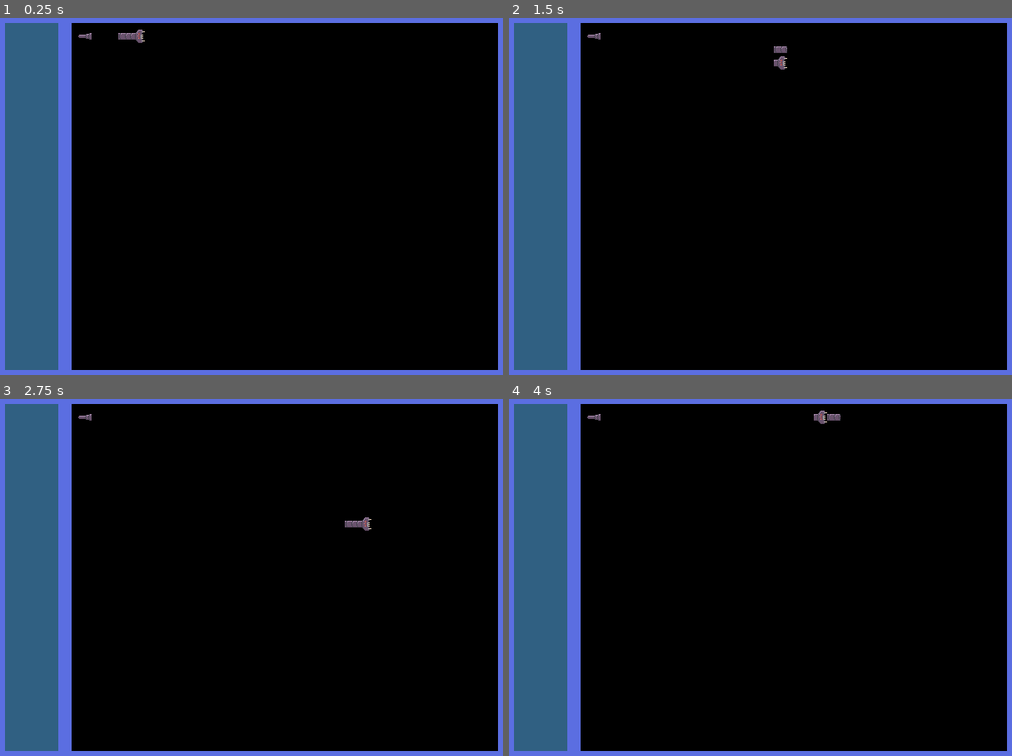
Above: before the commit, frames 1-4 (two rows, left to right).
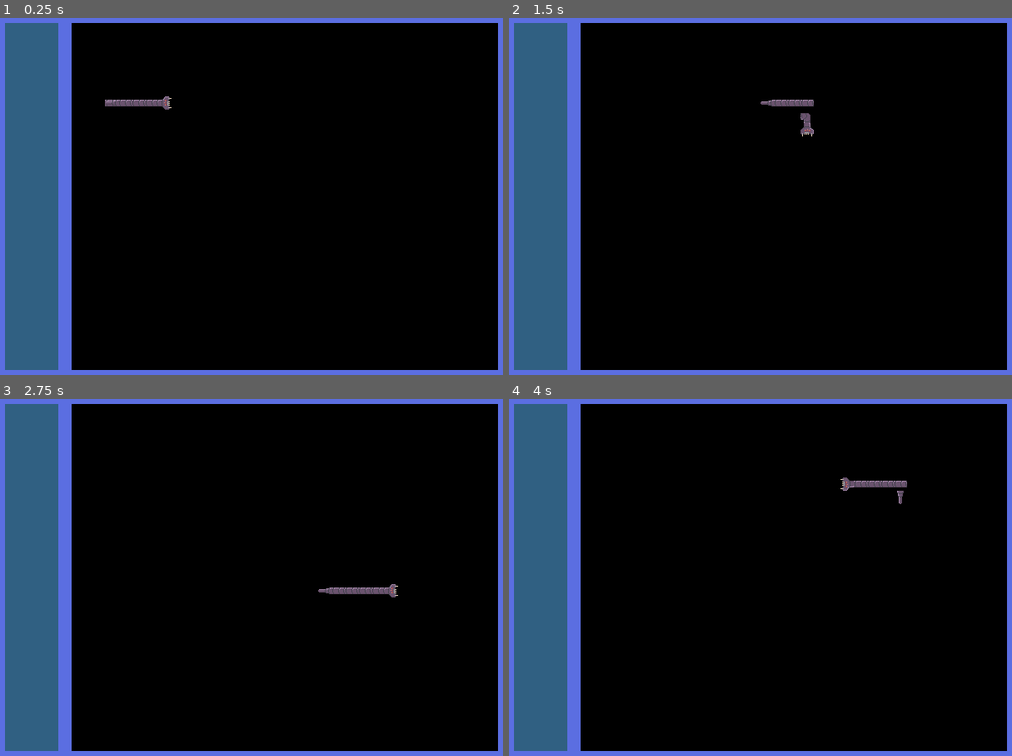
Above: after the commit, the same moments.

Repository: Isaac-Salas/BigMode-GameJam-2025
Game: Godot game, scene res://Scenes/Levels/Snake-Level/node_2d.tscn
Same seed, same stepped clock (60 frames per second), same inputs: the game is played once before the commit and once after it. This scene is started directly instead of the project's main scene.
Inputs:
- Up to frame 1 (0.25 s): no input
- Up to frame 2 (1.5 s): hold Right (ui_right) 0.53-1.28 s; hold Down (ui_down) from 1.28 s (still down)
- Up to frame 3 (2.75 s): release Down (ui_down) at 2.03 s; hold Right (ui_right) from 2.03 s (still down)
- Up to frame 4 (4 s): release Right (ui_right) at 2.78 s; hold Up (ui_up) 2.78-3.53 s; hold Left (ui_left) from 3.53 s (still down)

The runs differ from the first frame. In frame 1, 0.4% of the frame differs, in the area x 15-35%, y 3-26%; in frame 2, 0.4%; in frame 3, 0.4%, in the area x 15-80%, y 4-56%; in frame 4, 0.4%.

Commit message:
Snake works!
Remember to set index when creating a segment

Diff:
--- a/Scenes/Levels/Snake-Level/Segment/segment.tscn
+++ b/Scenes/Levels/Snake-Level/Segment/segment.tscn
@@ -1,7 +1,9 @@
-[gd_scene load_steps=8 format=3 uid="uid://bujmgm1kjflx1"]
+[gd_scene load_steps=16 format=3 uid="uid://bujmgm1kjflx1"]
 
 [ext_resource type="Texture2D" uid="uid://wywox1gjscjr" path="res://Assets/Sprites/SnakeLevel/Snake.png" id="1_u7c07"]
 [ext_resource type="Script" path="res://Scripts/SnakeLevel/segment.gd" id="2_1m6uv"]
+[ext_resource type="Texture2D" uid="uid://bjr66xqnai7ey" path="res://Assets/Sprites/SnakeLevel/TurnsSegment.png" id="2_ahox4"]
+[ext_resource type="Texture2D" uid="uid://baduxy855qfwq" path="res://Assets/Sprites/SnakeLevel/Allturns.png" id="2_x7k8y"]
 
 [sub_resource type="AtlasTexture" id="AtlasTexture_xgg13"]
 atlas = ExtResource("1_u7c07")
@@ -11,13 +13,37 @@
 atlas = ExtResource("1_u7c07")
 region = Rect2(16, 32, 16, 16)
 
+[sub_resource type="AtlasTexture" id="AtlasTexture_u6udy"]
+atlas = ExtResource("2_ahox4")
+region = Rect2(0, 0, 16, 16)
+
+[sub_resource type="AtlasTexture" id="AtlasTexture_gqftv"]
+atlas = ExtResource("2_ahox4")
+region = Rect2(0, 48, 16, 16)
+
 [sub_resource type="AtlasTexture" id="AtlasTexture_jhmvs"]
 atlas = ExtResource("1_u7c07")
 region = Rect2(16, 16, 16, 16)
 
-[sub_resource type="AtlasTexture" id="AtlasTexture_vksbg"]
-atlas = ExtResource("1_u7c07")
-region = Rect2(0, 32, 16, 16)
+[sub_resource type="AtlasTexture" id="AtlasTexture_uw5yx"]
+atlas = ExtResource("2_ahox4")
+region = Rect2(0, 16, 16, 16)
+
+[sub_resource type="AtlasTexture" id="AtlasTexture_jjvo8"]
+atlas = ExtResource("2_x7k8y")
+region = Rect2(48, 16, 16, 16)
+
+[sub_resource type="AtlasTexture" id="AtlasTexture_bdej3"]
+atlas = ExtResource("2_x7k8y")
+region = Rect2(0, 16, 16, 16)
+
+[sub_resource type="AtlasTexture" id="AtlasTexture_mnlvb"]
+atlas = ExtResource("2_x7k8y")
+region = Rect2(48, 0, 16, 16)
+
+[sub_resource type="AtlasTexture" id="AtlasTexture_0xspk"]
+atlas = ExtResource("2_x7k8y")
+region = Rect2(0, 0, 16, 16)
 
 [sub_resource type="SpriteFrames" id="SpriteFrames_xobmn"]
 animations = [{
@@ -39,24 +65,74 @@
 }, {
 "frames": [{
 "duration": 1.0,
-"texture": SubResource("AtlasTexture_jhmvs")
+"texture": SubResource("AtlasTexture_u6udy")
 }],
 "loop": true,
-"name": &"Idle",
+"name": &"Idle_down",
 "speed": 5.0
 }, {
 "frames": [{
 "duration": 1.0,
-"texture": SubResource("AtlasTexture_vksbg")
+"texture": SubResource("AtlasTexture_gqftv")
 }],
 "loop": true,
-"name": &"Turn",
+"name": &"Idle_left",
+"speed": 5.0
+}, {
+"frames": [{
+"duration": 1.0,
+"texture": SubResource("AtlasTexture_jhmvs")
+}],
+"loop": true,
+"name": &"Idle_right",
+"speed": 5.0
+}, {
+"frames": [{
+"duration": 1.0,
+"texture": SubResource("AtlasTexture_uw5yx")
+}],
+"loop": true,
+"name": &"Idle_up",
+"speed": 5.0
+}, {
+"frames": [{
+"duration": 1.0,
+"texture": SubResource("AtlasTexture_jjvo8")
+}],
+"loop": true,
+"name": &"Turn_Down_left",
+"speed": 5.0
+}, {
+"frames": [{
+"duration": 1.0,
+"texture": SubResource("AtlasTexture_bdej3")
+}],
+"loop": true,
+"name": &"Turn_Down_right",
+"speed": 5.0
+}, {
+"frames": [{
+"duration": 1.0,
+"texture": SubResource("AtlasTexture_mnlvb")
+}],
+"loop": true,
+"name": &"Turn_Up_left",
+"speed": 5.0
+}, {
+"frames": [{
+"duration": 1.0,
+"texture": SubResource("AtlasTexture_0xspk")
+}],
+"loop": true,
+"name": &"Turn_Up_right",
 "speed": 5.0
 }]
 
 [node name="Segment" type="AnimatedSprite2D"]
 sprite_frames = SubResource("SpriteFrames_xobmn")
-animation = &"Eat-turn"
+animation = &"Turn_Down_right"
 script = ExtResource("2_1m6uv")
 
 [node name="Timer" type="Timer" parent="."]
+wait_time = 0.05
+autostart = true
--- a/Scenes/Levels/Snake-Level/Snake/snake.tscn
+++ b/Scenes/Levels/Snake-Level/Snake/snake.tscn
@@ -47,26 +47,28 @@
 [node name="Head" type="AnimatedSprite2D" parent="."]
 position = Vector2(16, 0)
 sprite_frames = SubResource("SpriteFrames_gjbdb")
-frame_progress = 0.516043
+frame_progress = 0.472859
 
 [node name="Segment" parent="." instance=ExtResource("2_ud2qt")]
-animation = &"Idle"
+animation = &"Idle_left"
 
 [node name="Segment2" parent="." instance=ExtResource("2_ud2qt")]
-visible = false
 position = Vector2(-16, 0)
-animation = &"Idle"
-frame_progress = 0.165659
+animation = &"Idle_left"
 index = 1
 
 [node name="Segment3" parent="." instance=ExtResource("2_ud2qt")]
-visible = false
-position = Vector2(-32, 0)
-animation = &"Eat"
+position = Vector2(-16, 0)
+animation = &"Idle_left"
 index = 2
 
-[node name="Tail" type="AnimatedSprite2D" parent="."]
+[node name="Segment4" parent="." instance=ExtResource("2_ud2qt")]
 position = Vector2(-16, 0)
+animation = &"Idle_left"
+index = 3
+
+[node name="Tail" type="AnimatedSprite2D" parent="." groups=["Tail"]]
+position = Vector2(-32, 0)
 sprite_frames = SubResource("SpriteFrames_kh7h1")
 
 [node name="Timer" type="Timer" parent="."]
--- a/Scenes/Levels/Snake-Level/node_2d.tscn
+++ b/Scenes/Levels/Snake-Level/node_2d.tscn
@@ -10,4 +10,4 @@
 centered = false
 
 [node name="Snake" parent="." instance=ExtResource("2_5b5ta")]
-position = Vector2(128, 48)
+position = Vector2(160, 128)
--- a/Scripts/SnakeLevel/segment.gd
+++ b/Scripts/SnakeLevel/segment.gd
@@ -2,9 +2,9 @@
 class_name SegmentSnake
 @onready var previouspos : Vector2
 @export var index : int = 0
+@onready var tracking
 
-func _ready():
-	previouspos = self.position
+
 func eatturn(rotate):
 	play("Eat-turn")
 
--- a/Scripts/SnakeLevel/snake.gd
+++ b/Scripts/SnakeLevel/snake.gd
@@ -5,49 +5,129 @@
 @onready var timer = $Timer
 @onready var previous
 @onready var pieces : Array
+@onready var snakesize : int
 @onready var currentdir : Vector2
 @onready var previoushead : Vector2
 @onready var prevsegment
+@onready var selectedpiece : int = 1
+@onready var starturning: bool = false
 # Called when the node enters the scene tree for the first time.
 func _ready():
 	for i in self.get_children():
 		pieces.append(i)
-	print(pieces)
+	#print(pieces)
 	currentdir =  Vector2(1,0)
+	snakesize = pieces.size()
 
 
 # Called every frame. 'delta' is the elapsed time since the previous frame.
 func _process(delta):
 	pass
 
-func _input(event):
+func _unhandled_input(event):
 
 	if Input.is_action_just_pressed("ui_left"):
-		currentdir =  Vector2(-1,0)
-	if Input.is_action_just_pressed("ui_right"):
-		currentdir =  Vector2(1,0)
-	if Input.is_action_just_pressed("ui_up"):
-		currentdir =  Vector2(0,-1)
-	if Input.is_action_just_pressed("ui_down"):
-		currentdir =  Vector2(0,1)
+		if currentdir != Vector2(1,0) and currentdir != Vector2(-1,0):
+			currentdir =  Vector2(-1,0)
+			starturning = true
+			head.rotation_degrees = 0
+			head.rotation_degrees = -180
+	if Input.is_action_just_pressed("ui_right") and currentdir != Vector2(1,0):
+		if currentdir != Vector2(-1,0):
+			currentdir =  Vector2(1,0)
+			starturning = true
+			head.rotation_degrees = 0
+	if Input.is_action_just_pressed("ui_up") and currentdir != Vector2(0,-1):
+		if currentdir != Vector2(0,1):
+			currentdir =  Vector2(0,-1)
+			starturning = true
+			head.rotation_degrees = -90
+	if Input.is_action_just_pressed("ui_down")and currentdir != Vector2(0,1):
+		if currentdir != Vector2(0,-1):
+			currentdir =  Vector2(0,1)
+			starturning = true
+			head.rotation_degrees = 90
 
 
 func _on_timer_timeout():
+	var comparison = head.position - previoushead
+	print(comparison,currentdir)
+
+	#print(starturning)
+	match starturning:
+		true:
+			var segment = pieces[selectedpiece]
+			match currentdir:
+				Vector2(-1,0):
+					pass
+				Vector2(1,0):
+					pass
+				Vector2(0,-1): #Arriba
+					if comparison.x < 0:
+						segment.play("Turn_Down_right")
+					elif comparison.x > 0:
+						segment.play("Turn_Down_left")
+
+
+				Vector2(0,1): #Abajo
+					if comparison.x < 0:
+						segment.play("Turn_Up_right")
+					elif comparison.x > 0:
+						segment.play("Turn_Up_left")
+
+			if selectedpiece < snakesize - 3 :
+				if snakesize-3 == 1:
+					starturning = false
+				else:
+					selectedpiece +=1
+			else:
+				starturning = false
+				selectedpiece = 1
+
+		false:
+			#match currentdir:
+				#Vector2(-1,0):
+					#segment.play("Idle_right")
+				#Vector2(1,0):
+					#segment.play("Idle_left")
+				#Vector2(0,-1): #Abajo
+					#segment.play("Idle_down")
+				#Vector2(0,1): #Arriba
+					#segment.play("Idle_up")
+
+
+			for i in pieces:
+				if i is SegmentSnake:
+					i.play("Idle_right")
+				elif i.is_in_group("Tail"):
+					i.rotation_degrees = head.rotation_degrees
+
+
+
+
+	#print(selectedpiece)
+
 	previoushead = head.position
 	head.position += currentdir * 16
+
 	for i in pieces:
+
 		if i is SegmentSnake:
+			#print(i.tracking)
 			if i.index == 0:
+				i.previouspos = i.position
 				i.position = previoushead
+				i.tracking = head
+				#print(i.position, i.previouspos)
 				prevsegment = i
-				#prevsegment.previouspos = prevsegment.position
 				#print(prevsegment)
 			elif i.index != 0:
+				#print(i)
+				i.previouspos = i.position
+				i.tracking = prevsegment
+				i.position = prevsegment.previouspos
+				prevsegment = i
 
-				print (prevsegment)
-				i.position = prevsegment.previouspos
-				print(prevsegment.previouspos)
-				prevsegment = i
-				#prevsegment.previouspos = prevsegment.position
-				#
-				#prevsegment = i
+		if i.is_in_group("Tail"):
+			tail.position = prevsegment.previouspos
+			#print(tail.position)
--- a/project.godot
+++ b/project.godot
@@ -22,6 +22,11 @@
 window/size/viewport_width=640
 window/size/viewport_height=480
 window/stretch/mode="viewport"
+window/stretch/scale_mode="integer"
+
+[global_group]
+
+Tail=""
 
 [rendering]
 
Binary file added: Assets/Sprites/SnakeLevel/Allturns.aseprite
Binary file added: Assets/Sprites/SnakeLevel/Allturns.png
Not shown, added: Assets/Sprites/SnakeLevel/Allturns.png.import
Binary file changed: Assets/Sprites/SnakeLevel/Snake.aseprite
Binary file added: Assets/Sprites/SnakeLevel/TurnsSegment.png
Not shown, added: Assets/Sprites/SnakeLevel/TurnsSegment.png.import
